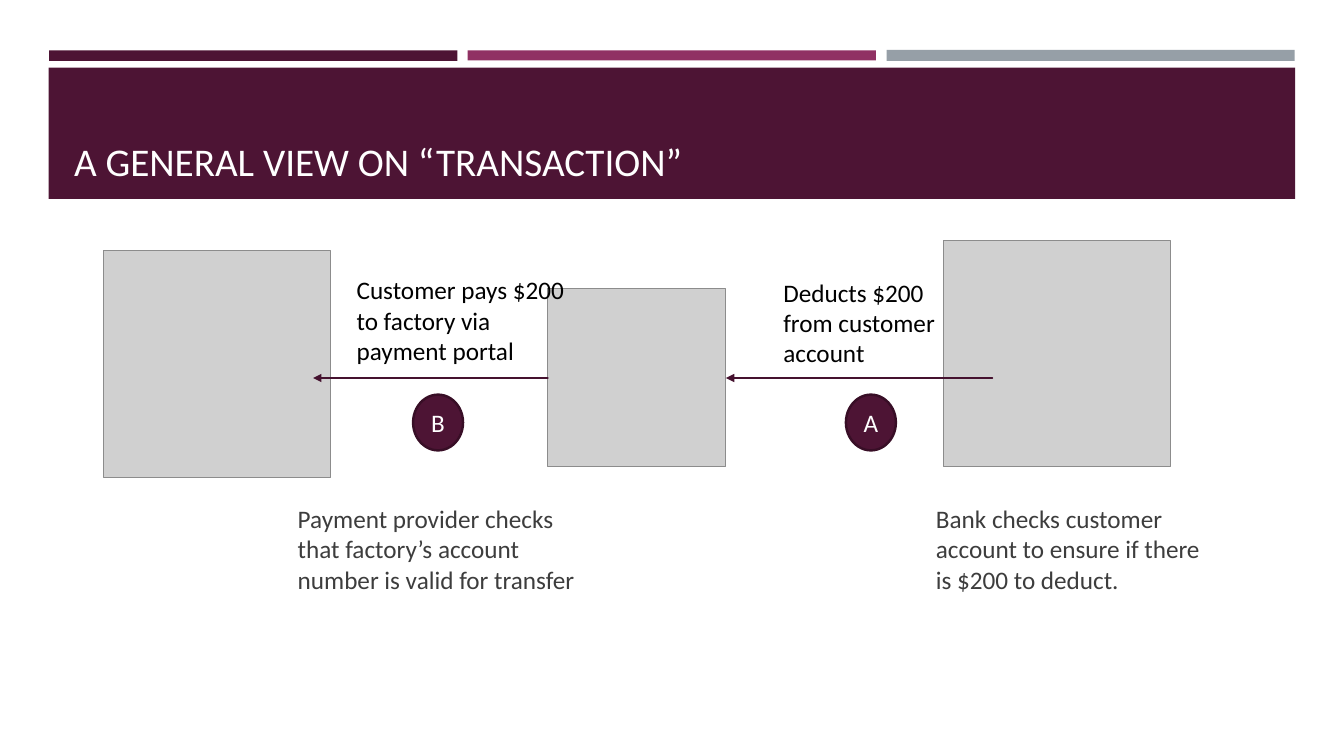
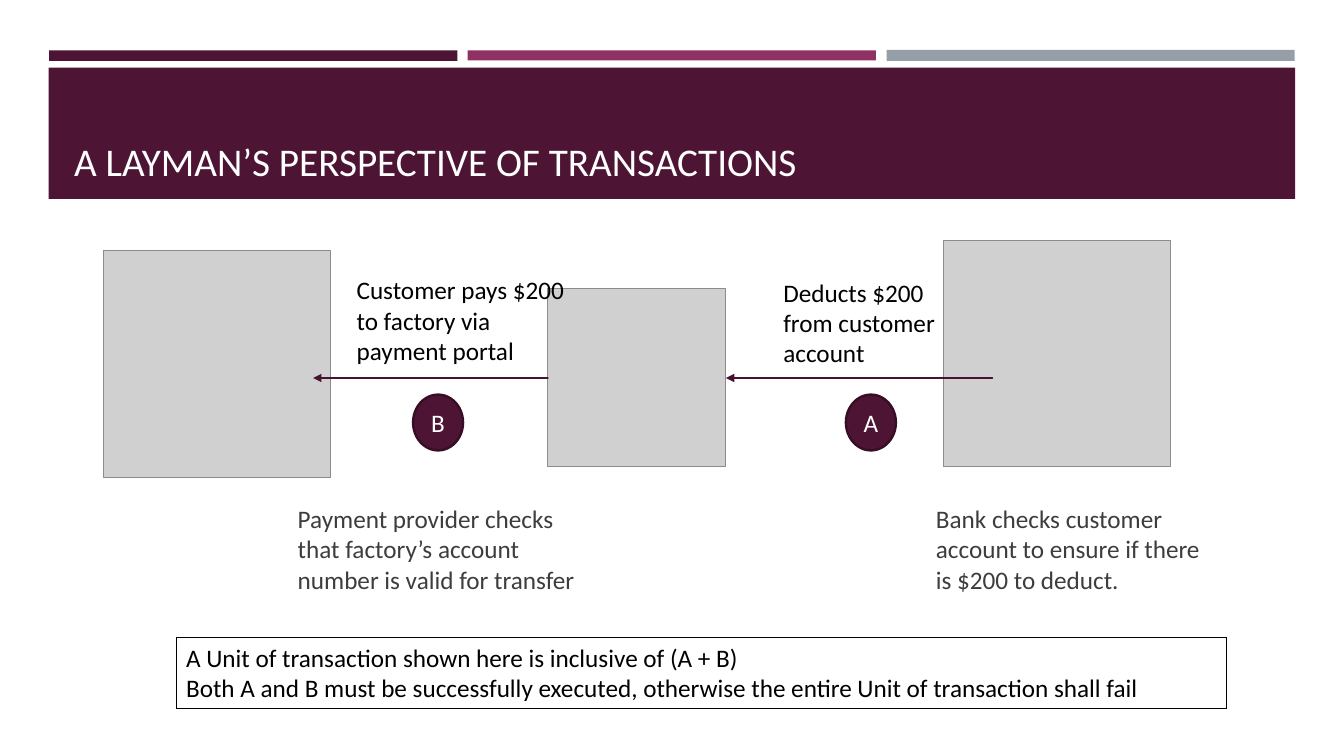
Before and after one commit to jeff-tor/wiley-sre-training, a slide deck: slide 3 of relational-databases-and-sql/PPT_Transactions.pptx. Drawn at 1344x756 pixels with LibreOffice and Linux fonts; fonts in the diff are those of the drawing; grey boxes stand for pictures. Boxes give left, top, right and bottom in pixels: in the first picture for what was removed or moved away, otherwise in the second. Text is boxed around its words. In the diff, an @@ line names an element or a change of style, - is before the commit and + after.

```diff
--- a/relational-databases-and-sql/PPT_Transactions.pptx
+++ b/relational-databases-and-sql/PPT_Transactions.pptx
@@ title at bbox=[74, 148, 797, 177]: text changed @@
-A GENERAL VIEW ON “TRANSACTION”
+A LAYMAN’S PERSPECTIVE OF TRANSACTIONS
@@ rectangle added at bbox=[176, 638, 1227, 710], outline #000000 0.75 pt, 18 pt, text #000000 @@
+A Unit of transaction shown here is inclusive of (A + B)
+Both A and B must be successfully executed, otherwise the entire Unit of transaction shall fail
```
Also in this commit, not shown: 7 other slides changed, 1 slide added, 2 slides removed, 4 other files.
